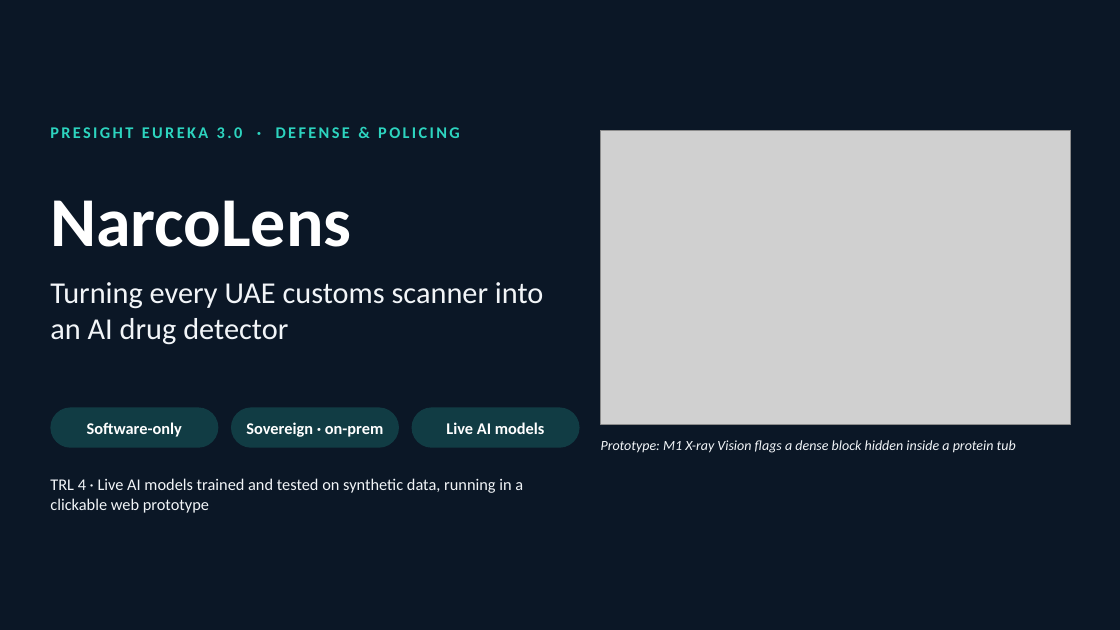
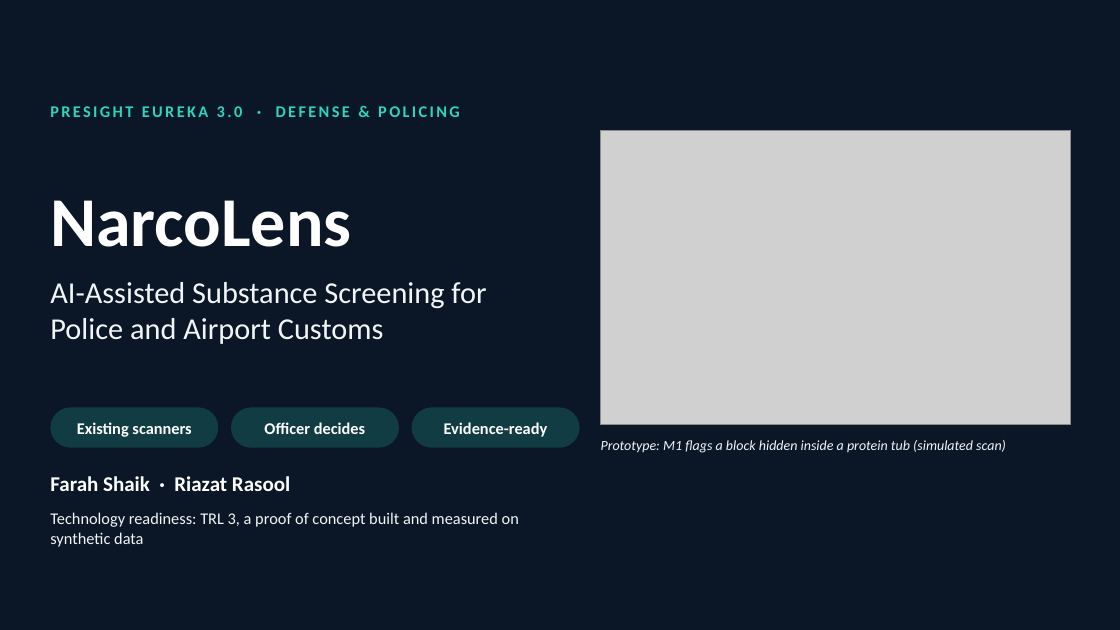
Before and after one commit to farahshaik14/narcolens-eureka, a slide deck: slide 1 of narcolens-pitch-deck.pptx. Drawn at 1120x630 pixels with LibreOffice and Linux fonts; fonts in the diff are those of the drawing; grey boxes stand for pictures. Boxes give left, top, right and bottom in pixels: in the first picture for what was removed or moved away, otherwise in the second. Text is boxed around its words. In the diff, an @@ line names an element or a change of style, - is before the commit and + after.

```diff
--- a/narcolens-pitch-deck.pptx
+++ b/narcolens-pitch-deck.pptx
@@ text "PRESIGHT EUREKA 3.0 · DEFENSE ...": place and size @@
-text "PRESIGHT EUREKA 3.0 · DEFENSE ..." at [50,127,460,138]
+text "PRESIGHT EUREKA 3.0 · DEFENSE ..." at [50,106,460,117]
@@ text at [50,282,486,344]: text changed @@
-Turning every UAE customs scanner into an AI drug detector
+AI-Assisted Substance Screening for Police and Airport Customs
@@ text at [77,422,191,437]: text changed @@
-Software-only
+Existing scanners
@@ text at [264,422,365,434]: text changed @@
-Sovereign · on-prem
+Officer decides
@@ text at [444,422,548,437]: text changed @@
-Live AI models
+Evidence-ready
@@ text at [601,440,1006,453]: text changed @@
-Prototype: M1 X-ray Vision flags a dense block hidden inside a protein tub
+Prototype: M1 flags a block hidden inside a protein tub (simulated scan)
@@ text at [50,476,290,491]: text changed; size 14 to 18 pt; text colour #F2F5F8 to #FFFFFF; bold on @@
-TRL 4 · Live AI models trained and tested on synthetic data, running in a clickable web prototype
+Farah Shaik · Riazat Rasool
@@ text added at [50,512,519,547], 14 pt, text #F2F5F8 @@
+Technology readiness: TRL 3, a proof of concept built and measured on synthetic data
```
Also in this commit, not shown: 4 other slides changed, 12 slides added, 10 slides removed, 9 other files.
